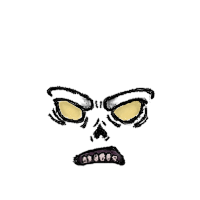
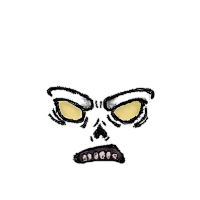
Layers edited between the first and the second 200 × 200 image:
painted on "Layer" over [72, 143, 126, 167]
